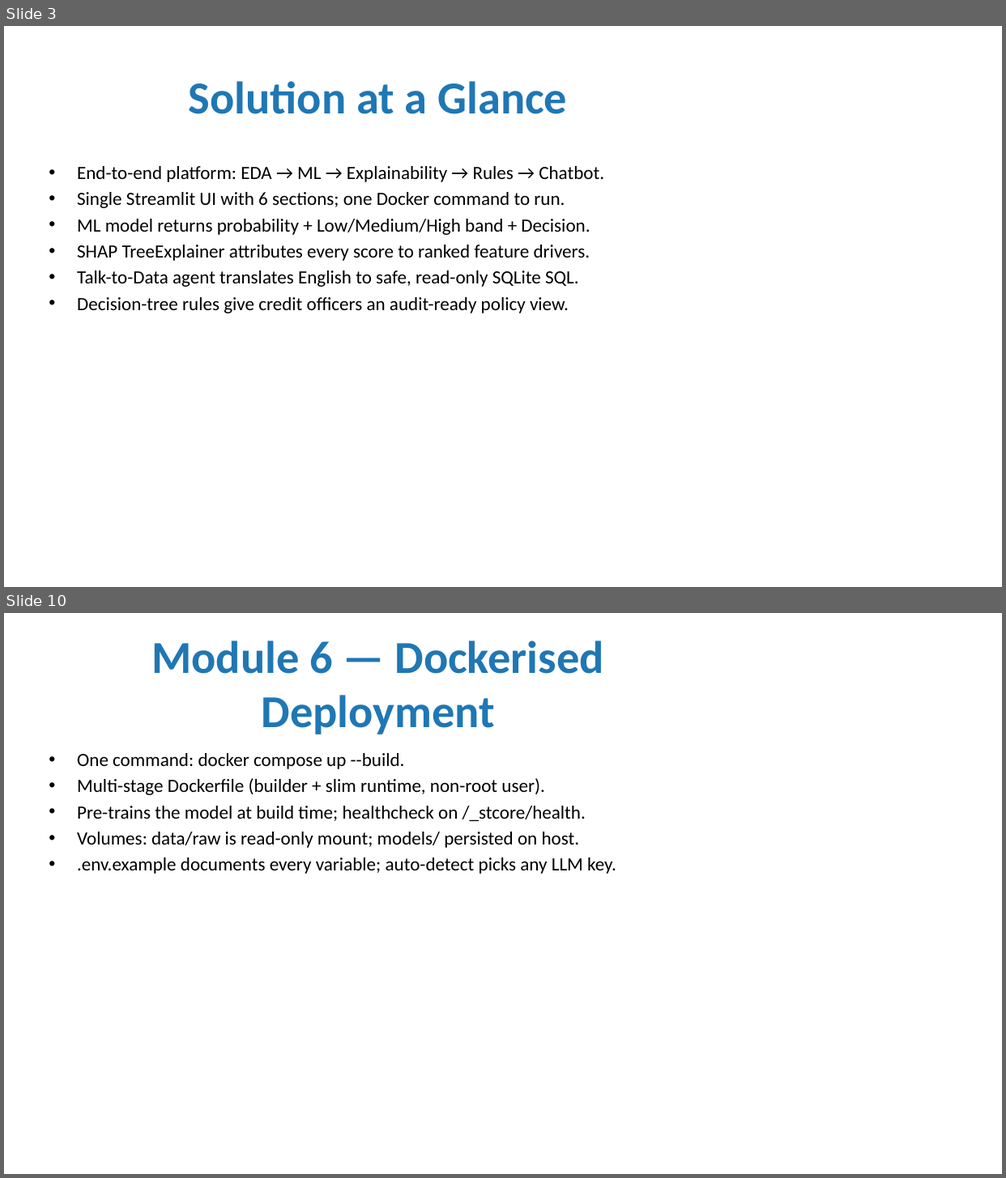
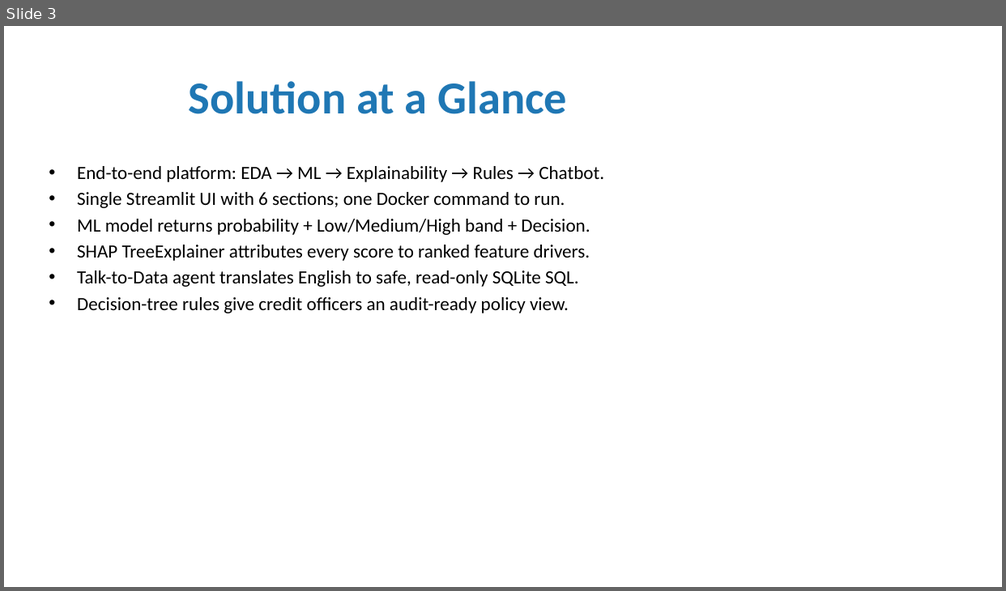
Before and after one commit to ashwani-dhayal/credit-risk-platform, a slide deck: documents/presentation.pptx. Shown one above the other, each under a label of ours: slides 3 and 10 before the commit, slide 3 after it; the slides between them are not shown. The pictures are 1006x1178 and 1006x591 pixels, drawn with LibreOffice and Linux fonts; fonts in the diff are those of the drawing. Boxes give left, top, right and bottom in pixels: in the first picture for what was removed or moved away, otherwise in the second. Text is boxed around its words. In the diff, an @@ line names an element or a change of style, - is before the commit and + after.

```diff
--- a/documents/presentation.pptx
+++ b/documents/presentation.pptx
@@ slide 10 removed at (4,613,1002,1174), background #FFFFFF @@
@@ title removed at (151,641,603,735) @@
-Module 6 — Dockerised Deployment
@@ text removed at (77,753,616,874) @@
-• One command: docker compose up --build.
-• Multi-stage Dockerfile (builder + slim runtime, non-root user).
-• Pre-trains the model at build time; healthcheck on /_stcore/health.
-• Volumes: data/raw is read-only mount; models/ persisted on host.
-• .env.example documents every variable; auto-detect picks any LLM key.
```
Also in this commit, not shown: 9 slides changed, 10 slides added, 5 other slides removed, 11 other files.
